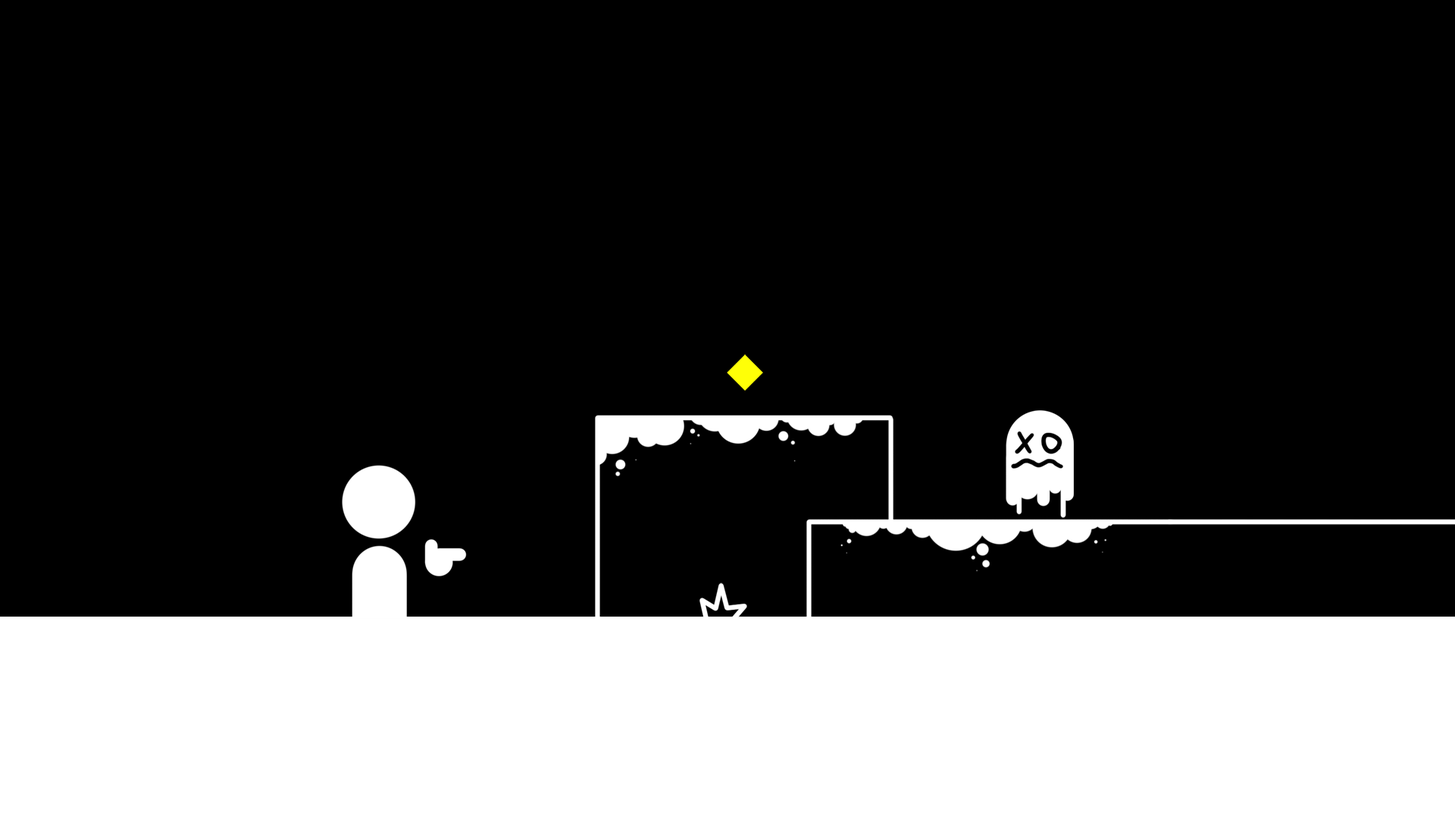
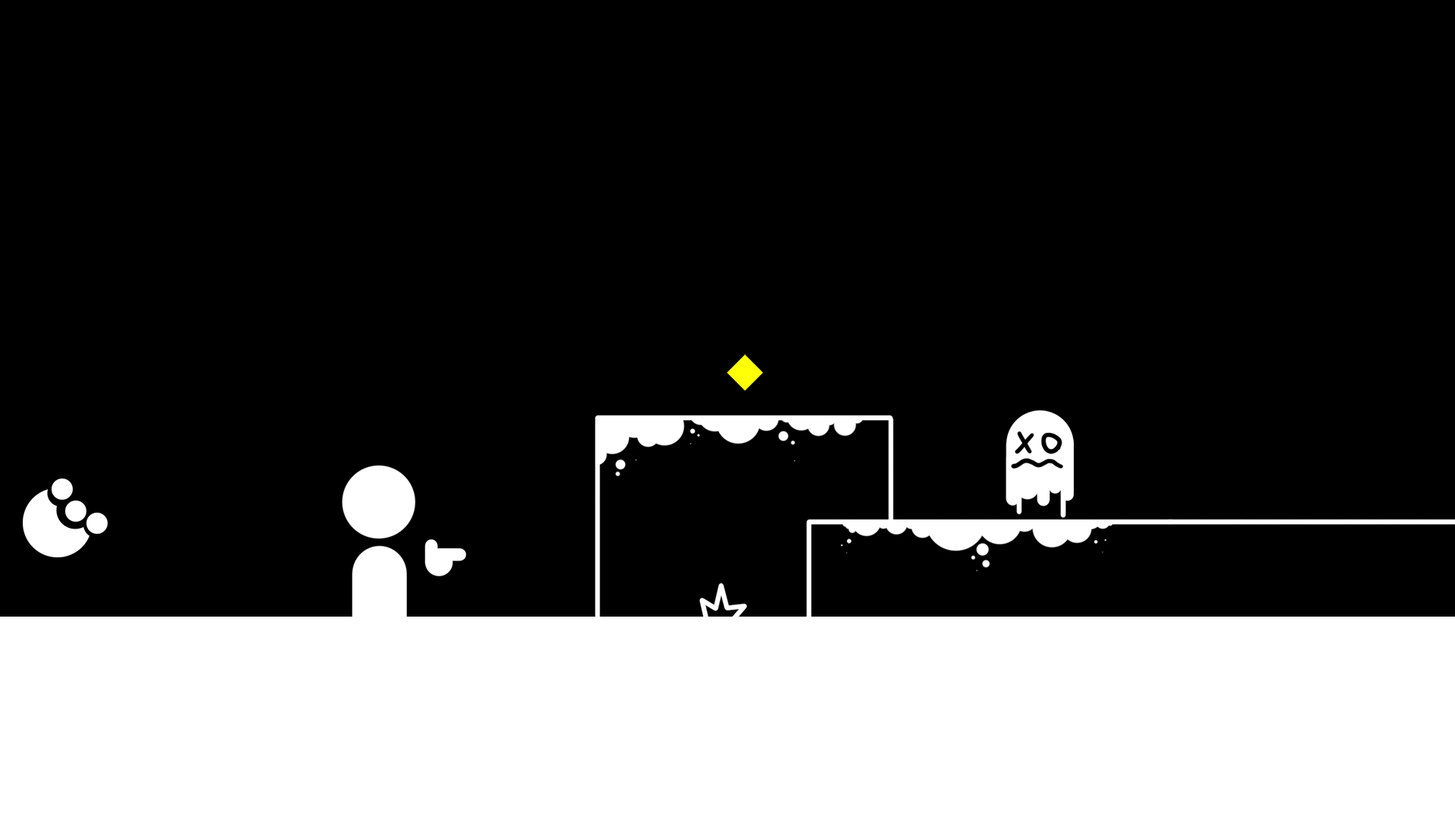
Revision of a layered 1455×819 image; what changed, layer by layer:
added layer "REF" above "Game Example" over [22, 478, 142, 558]
